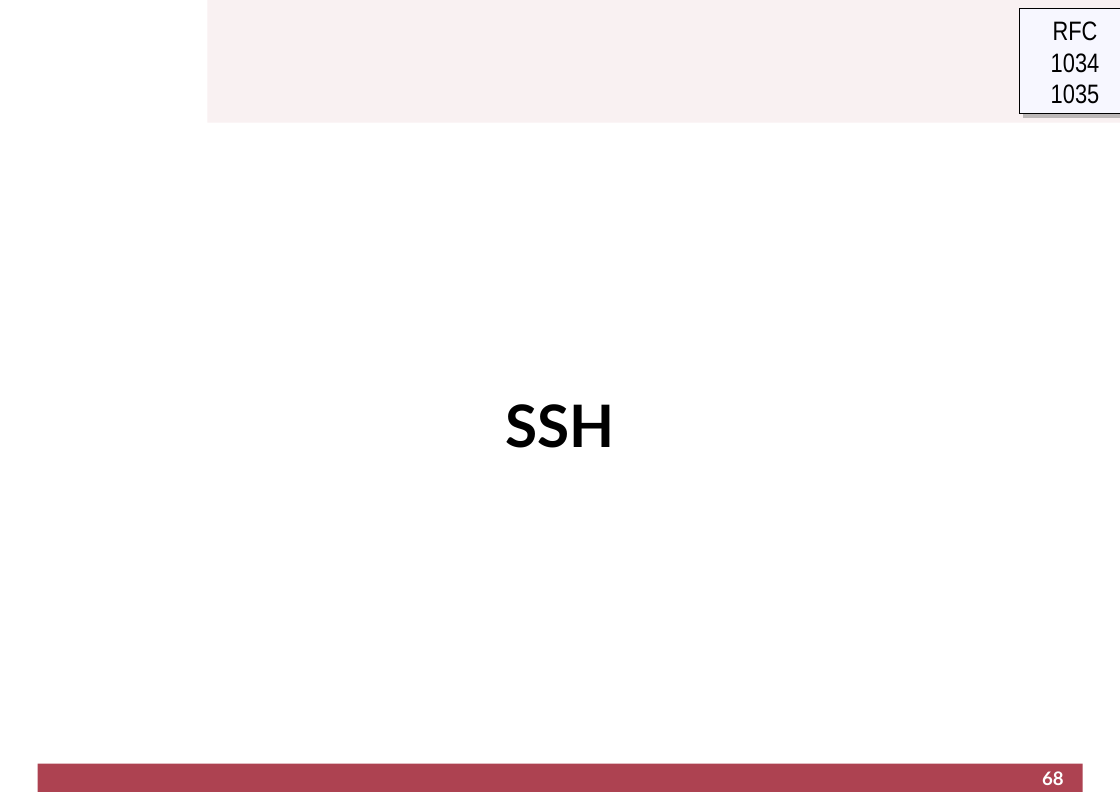
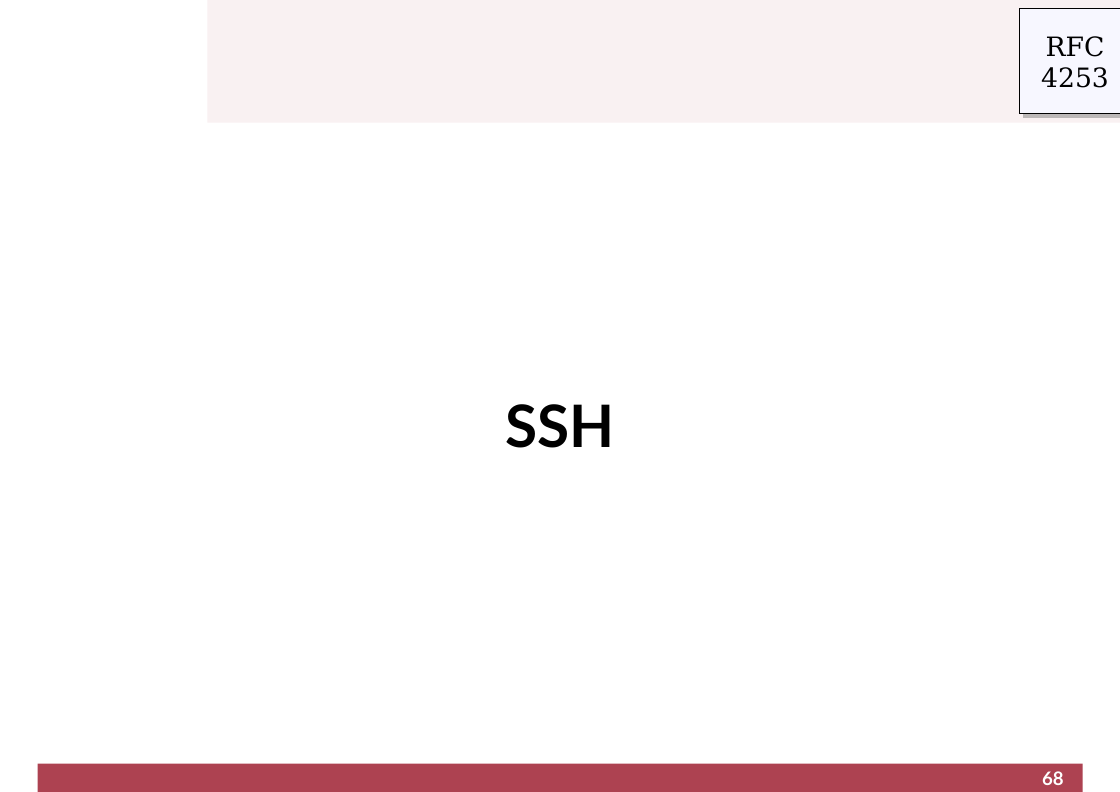
Before and after one commit to cletomartin/redes1, a slide deck: slide 68 of slides/application.odp. Drawn at 1120x792 pixels with LibreOffice and Linux fonts; fonts in the diff are those of the drawing; background and template pictures are left out. Boxes give left, top, right and bottom in pixels: in the first picture for what was removed or moved away, otherwise in the second. Text is boxed around its words. In the diff, an @@ line names an element or a change of style, - is before the commit and + after.

```diff
--- a/slides/application.odp
+++ b/slides/application.odp
@@ text in rectangle at <box>1049,38,1108,57</box>: font Arial Narrow to DejaVu Serif in "RFC" @@
@@ text in rectangle at <box>1041,67,1109,88</box>: text changed; font Arial Narrow to DejaVu Serif @@
-1034
-1035
+4253
```
Also in this commit, not shown: 11 other slides changed, 1 other file.
